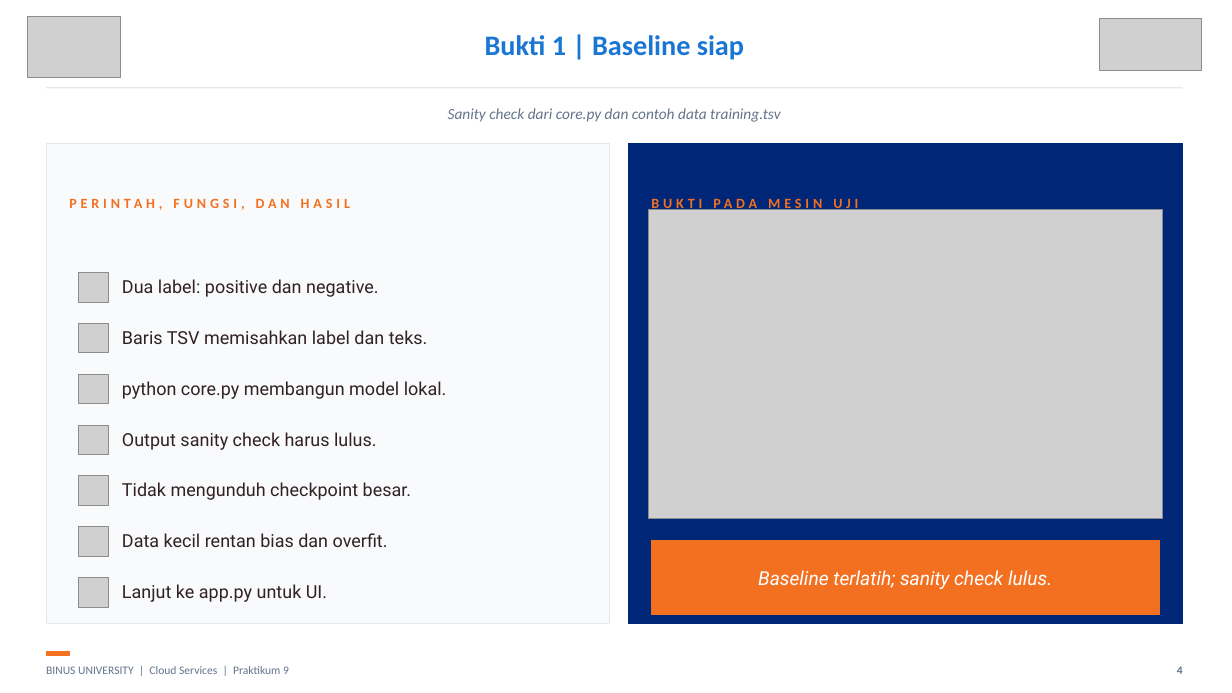
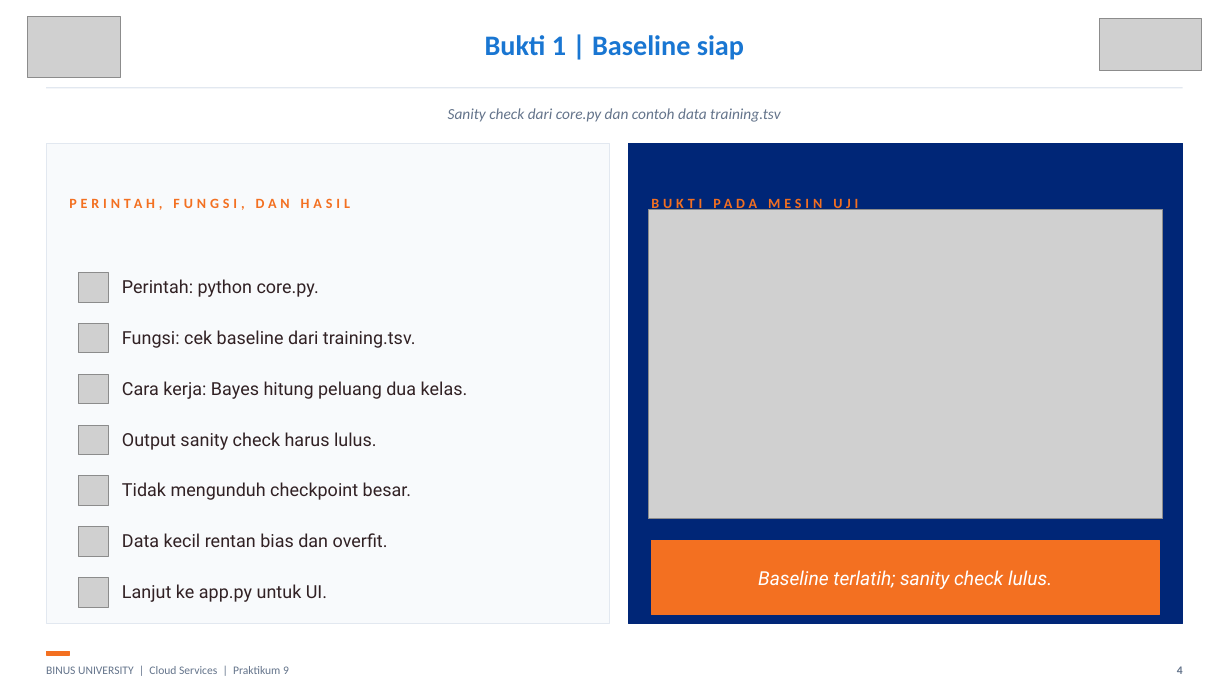
Before and after one commit to SeedFlora/meet9CloudService, a slide deck: slide 4 of slides/LAB09_Gradio_Sentiment_Bukti_Live.pptx. Drawn at 1232x693 pixels with LibreOffice and Linux fonts; fonts in the diff are those of the drawing; grey boxes stand for pictures. Boxes give left, top, right and bottom in pixels: in the first picture for what was removed or moved away, otherwise in the second. Text is boxed around its words. In the diff, an @@ line names an element or a change of style, - is before the commit and + after.

```diff
--- a/slides/LAB09_Gradio_Sentiment_Bukti_Live.pptx
+++ b/slides/LAB09_Gradio_Sentiment_Bukti_Live.pptx
@@ text at [122, 279, 319, 297]: text changed @@
-python core.py membangun model lokal.
+Perintah: python core.py.
@@ text removed at [122, 279, 379, 297] @@
-Dua label: positive dan negative.
@@ text at [122, 330, 416, 348]: text changed @@
-Baris TSV memisahkan label dan teks.
+Fungsi: cek baseline dari training.tsv.
@@ text added at [122, 381, 468, 399], 14 pt, text #312124 @@
+Cara kerja: Bayes hitung peluang dua kelas.
```
Also in this commit, not shown: 6 other slides changed.
